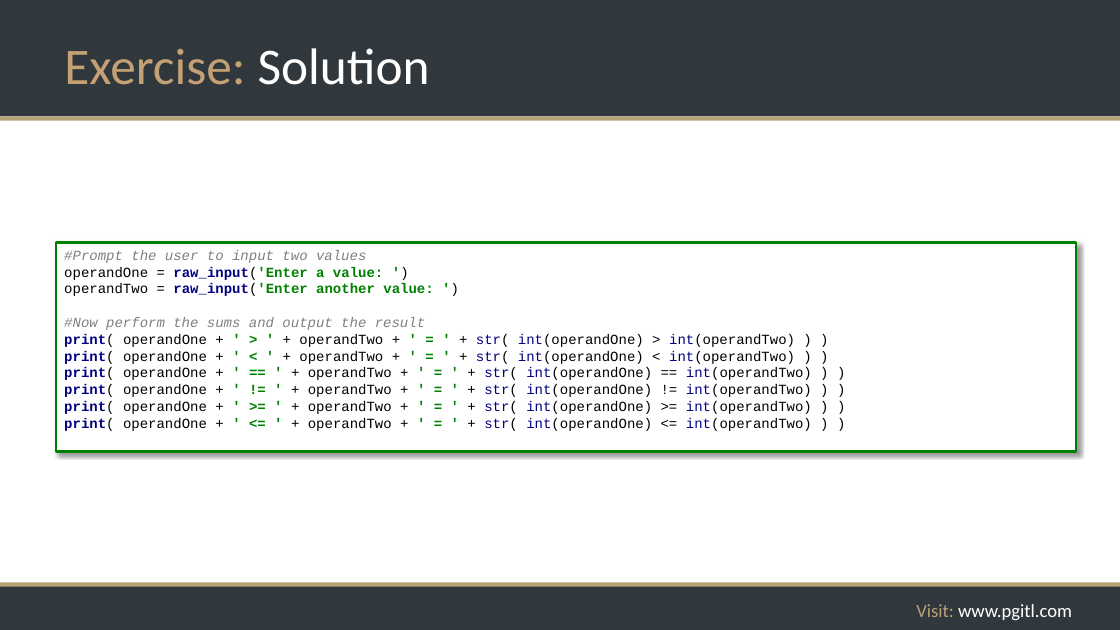
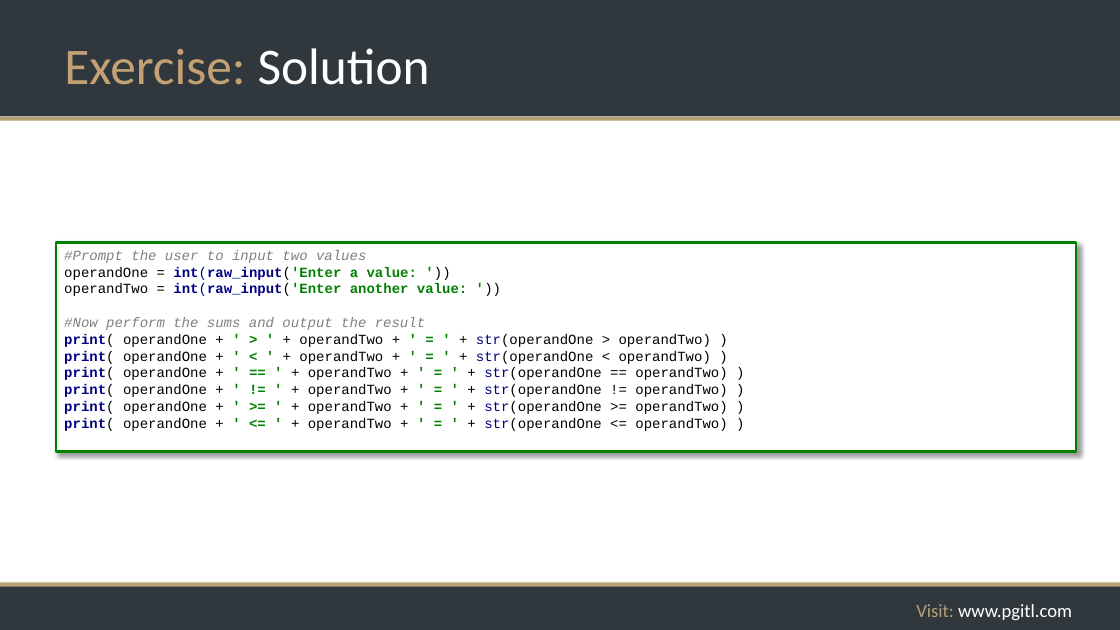
Before and after one commit to rikkouri/project-a, a slide deck: slide 72 of Programming Foundations.pptx (slide 73 before the commit). Drawn at 1120x630 pixels with LibreOffice and Linux fonts; fonts in the diff are those of the drawing; background and template pictures are left out. Boxes give left, top, right and bottom in pixels: in the first picture for what was removed or moved away, otherwise in the second. Text is boxed around its words. In the diff, an @@ line names an element or a change of style, - is before the commit and + after.

```diff
--- a/Programming Foundations.pptx
+++ b/Programming Foundations.pptx
@@ text in rectangle at [64, 250, 727, 431]: text changed @@
-#Prompt the user to input two values
-operandOne = raw_input('Enter a value: ')
-operandTwo = raw_input('Enter another value: ')
-#Now perform the sums and output the result
-print( operandOne + ' > ' + operandTwo + ' = ' + str( int(operandOne) > int(operandTwo) ) )
-print( operandOne + ' < ' + operandTwo + ' = ' + str( int(operandOne) < int(operandTwo) ) )
-print( operandOne + ' == ' + operandTwo + ' = ' + str( int(operandOne) == int(operandTwo) ) )
-print( operandOne + ' != ' + operandTwo + ' = ' + str( int(operandOne) != int(operandTwo) ) )
-print( operandOne + ' >= ' + operandTwo + ' = ' + str( int(operandOne) >= int(operandTwo) ) )
-print( operandOne + ' <= ' + operandTwo + ' = ' + str( int(operandOne) <= int(operandTwo) ) )
+#Prompt the user to input two values
+operandOne = int(raw_input('Enter a value: '))
+operandTwo = int(raw_input('Enter another value: '))
+#Now perform the sums and output the result
+print( operandOne + ' > ' + operandTwo + ' = ' + str(operandOne > operandTwo) )
+print( operandOne + ' < ' + operandTwo + ' = ' + str(operandOne < operandTwo) )
+print( operandOne + ' == ' + operandTwo + ' = ' + str(operandOne == operandTwo) )
+print( operandOne + ' != ' + operandTwo + ' = ' + str(operandOne != operandTwo) )
+print( operandOne + ' >= ' + operandTwo + ' = ' + str(operandOne >= operandTwo) )
+print( operandOne + ' <= ' + operandTwo + ' = ' + str(operandOne <= operandTwo) )
```
Also in this commit, not shown: 21 other slides changed, 7 slides added, 1 slide removed, 1 other file.
